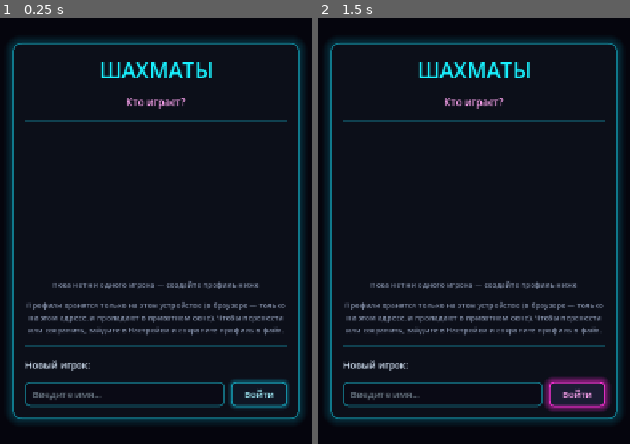
Above: before the commit, frames 1-2 (left to right).
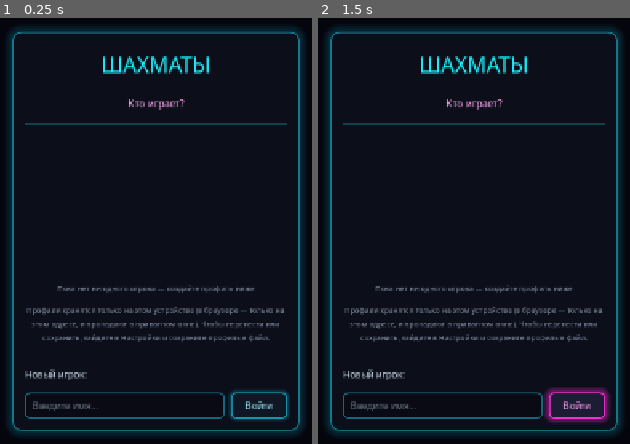
Above: after the commit, the same moments.

Repository: gish4ik1985-crypto/chess-off
Game: Godot game, scene res://scenes/Login.tscn
Same seed, same stepped clock (60 frames per second), same inputs: the game is played once before the commit and once after it.
Inputs:
- Up to frame 1 (0.25 s): no input
- Up to frame 2 (1.5 s): click "Войти" at 0.5 s; click "Войти" at 1.25 s

The runs differ from the first frame. In frame 1, 13% of the frame differs, in the area x 2-98%, y 2-98%; in frame 2, 14%.

Commit message:
Шрифты Noto в проекте (кириллица, символы, эмодзи) для веб-сборки; стрелки ←/→; проверка покрытия символов в AuditUI
Co-Authored-By: Claude Sonnet 5.5 <noreply@anthropic.com>

Diff:
--- a/scenes/Achievements.tscn
+++ b/scenes/Achievements.tscn
@@ -110,7 +110,7 @@
 [node name="MenuButton" type="Button" parent="Scroll/VBox"]
 custom_minimum_size = Vector2(0, 44)
 layout_mode = 2
-text = "◂ В меню"
+text = "← В меню"
 
 [connection signal="pressed" from="Scroll/VBox/TrophyRoomButton" to="." method="_on_trophy_room_pressed"]
 [connection signal="pressed" from="Scroll/VBox/MenuButton" to="." method="_on_menu_pressed"]
--- a/scenes/HistoricGames.tscn
+++ b/scenes/HistoricGames.tscn
@@ -97,7 +97,7 @@
 offset_right = 36.0
 offset_bottom = 32.0
 tooltip_text = "Свернуть/развернуть список партий"
-text = "◂"
+text = "←"
 
 [node name="BoardDraw" type="Node2D" parent="Main/BoardArea"]
 position = Vector2(10, 46)
--- a/scenes/Menu.tscn
+++ b/scenes/Menu.tscn
@@ -66,7 +66,7 @@
 [node name="ProfileButton" type="Button" parent="ProfileBar/HBox"]
 custom_minimum_size = Vector2(110, 0)
 layout_mode = 2
-text = "Профиль ▸"
+text = "Профиль →"
 
 [node name="TrophyButton" type="Button" parent="ProfileBar/HBox"]
 custom_minimum_size = Vector2(130, 0)
@@ -130,17 +130,17 @@
 [node name="TourneyMenuButton" type="Button" parent="ContentCenter/MainPanel/VBox"]
 custom_minimum_size = Vector2(0, 42)
 layout_mode = 2
-text = "Турниры и соперники  ▸"
+text = "Турниры и соперники  →"
 
 [node name="PlayMenuButton" type="Button" parent="ContentCenter/MainPanel/VBox"]
 custom_minimum_size = Vector2(0, 42)
 layout_mode = 2
-text = "Играть  ▸"
+text = "Играть  →"
 
 [node name="TrainMenuButton" type="Button" parent="ContentCenter/MainPanel/VBox"]
 custom_minimum_size = Vector2(0, 42)
 layout_mode = 2
-text = "Обучение и задачи  ▸"
+text = "Обучение и задачи  →"
 
 [node name="SettingsButton" type="Button" parent="ContentCenter/MainPanel/VBox"]
 custom_minimum_size = Vector2(0, 42)
@@ -246,7 +246,7 @@
 [node name="BackButton" type="Button" parent="ContentCenter/PlayPanel/VBox"]
 custom_minimum_size = Vector2(0, 40)
 layout_mode = 2
-text = "◂ Назад"
+text = "← Назад"
 
 [node name="TourneyPanel" type="PanelContainer" parent="ContentCenter"]
 visible = false
@@ -283,7 +283,7 @@
 [node name="BackButton" type="Button" parent="ContentCenter/TourneyPanel/VBox"]
 custom_minimum_size = Vector2(0, 40)
 layout_mode = 2
-text = "◂ Назад"
+text = "← Назад"
 
 [node name="TrainPanel" type="PanelContainer" parent="ContentCenter"]
 visible = false
@@ -292,7 +292,7 @@
 [node name="VBox" type="VBoxContainer" parent="ContentCenter/TrainPanel"]
 custom_minimum_size = Vector2(420, 0)
 layout_mode = 2
-theme_override_constants/separation = 12
+theme_override_constants/separation = 8
 
 [node name="TitleLabel" type="Label" parent="ContentCenter/TrainPanel/VBox"]
 layout_mode = 2
@@ -346,7 +346,7 @@
 [node name="BackButton" type="Button" parent="ContentCenter/TrainPanel/VBox"]
 custom_minimum_size = Vector2(0, 40)
 layout_mode = 2
-text = "◂ Назад"
+text = "← Назад"
 
 [connection signal="pressed" from="ProfileBar/HBox/ProfileButton" to="." method="_on_profile_pressed"]
 [connection signal="pressed" from="ProfileBar/HBox/TrophyButton" to="." method="_on_trophy_pressed"]
--- a/scenes/Puzzle.tscn
+++ b/scenes/Puzzle.tscn
@@ -113,7 +113,7 @@
 [node name="HubButton" type="Button" parent="UI/SidePanel/Content"]
 custom_minimum_size = Vector2(0, 42)
 layout_mode = 2
-text = "◂ Все задачи (выбор режима)"
+text = "← Все задачи (выбор режима)"
 
 [node name="HSeparator3" type="HSeparator" parent="UI/SidePanel/Content"]
 layout_mode = 2
--- a/scenes/School.tscn
+++ b/scenes/School.tscn
@@ -119,7 +119,7 @@
 [node name="MenuButton" type="Button" parent="Center/VBox"]
 custom_minimum_size = Vector2(0, 42)
 layout_mode = 2
-text = "◂ В меню"
+text = "← В меню"
 
 [connection signal="pressed" from="Center/VBox/SpotButton" to="." method="_on_spot_pressed"]
 [connection signal="pressed" from="Center/VBox/PatienceButton" to="." method="_on_patience_pressed"]
--- a/scenes/TrophyRoom.tscn
+++ b/scenes/TrophyRoom.tscn
@@ -60,7 +60,7 @@
 [node name="BackButton" type="Button" parent="UI/TopBar/HBox"]
 custom_minimum_size = Vector2(130, 0)
 layout_mode = 2
-text = "◂ Профиль"
+text = "← Профиль"
 
 [node name="MenuButton" type="Button" parent="UI/TopBar/HBox"]
 custom_minimum_size = Vector2(110, 0)
--- a/scripts/BotsHub.gd
+++ b/scripts/BotsHub.gd
@@ -246,7 +246,7 @@
 	var back := Button.new()
 	back.custom_minimum_size = Vector2(0, 40)
 	back.alignment = HORIZONTAL_ALIGNMENT_LEFT
-	back.text = "◂ Ко всем игрокам"
+	back.text = "← Ко всем игрокам"
 	back.pressed.connect(func(): showing_games = false; _build_list())
 	list_vbox.add_child(back)
 
--- a/scripts/HistoricGames.gd
+++ b/scripts/HistoricGames.gd
@@ -85,7 +85,7 @@
 	back.custom_minimum_size = Vector2(0, 40)
 	back.alignment = HORIZONTAL_ALIGNMENT_LEFT
 	_fit_list_button(back)
-	back.text = "◂ Ко всем шахматистам"
+	back.text = "← Ко всем шахматистам"
 	back.pressed.connect(_show_players)
 	list_vbox.add_child(back)
 	for g in p.games:
@@ -345,7 +345,7 @@
 # партии список можно свернуть одной кнопкой, освободив место под доску.
 func _on_list_toggle_pressed() -> void:
 	list_scroll.visible = not list_scroll.visible
-	list_toggle_button.text = "▸" if not list_scroll.visible else "◂"
+	list_toggle_button.text = "→" if not list_scroll.visible else "←"
 
 func _process(delta: float) -> void:
 	if auto_check != null and auto_check.button_pressed and not states.is_empty():
--- a/scripts/TrophyRoom.gd
+++ b/scripts/TrophyRoom.gd
@@ -75,9 +75,9 @@
 	bar.theme = load("res://theme/NeonTheme.tres")
 	bar.set_anchors_preset(Control.PRESET_TOP_WIDE)
 	bar.offset_left = 24
-	bar.offset_top = 68
+	bar.offset_top = 78
 	bar.offset_right = -24
-	bar.offset_bottom = 106
+	bar.offset_bottom = 116
 	bar.add_theme_constant_override("separation", 8)
 	bar.alignment = BoxContainer.ALIGNMENT_CENTER
 	$UI.add_child(bar)
--- a/scripts/tools/audit_ui.gd
+++ b/scripts/tools/audit_ui.gd
@@ -161,6 +161,29 @@
 			if inter.size.x > 2.0 and inter.size.y > 2.0:
 				out.append([pa, pb, "%.0fx%.0fpx" % [inter.size.x, inter.size.y]])
 
+# Все символы интерфейса должны быть в шрифте проекта (с его fallback-цепочкой), а не только в системном:
+# в веб-сборке системных шрифтов нет, и недостающий символ превращается в пустой квадрат.
+var _ui_font: Font = null
+
+func _scan_glyphs(root: Node, n: Node, out: Array) -> void:
+	if _ui_font == null:
+		_ui_font = load("res://theme/NeonTheme.tres").default_font
+	if (n is Label or n is BaseButton or n is RichTextLabel) and n.is_visible_in_tree():
+		var txt := ""
+		if n is RichTextLabel:
+			txt = n.get_parsed_text()
+		elif "text" in n:
+			txt = str(n.text)
+		var missing := ""
+		for i in txt.length():
+			var c := txt.unicode_at(i)
+			if c > 127 and not (c >= 0x400 and c <= 0x4FF) and c != 0xFE0F and c != 0x200D and c != 0xA0 					and not _ui_font.has_char(c) and missing.find(txt[i]) < 0:
+				missing += txt[i]
+		if missing != "":
+			out.append([str(root.get_path_to(n)), "нет в шрифте: " + missing])
+	for ch in n.get_children():
+		_scan_glyphs(root, ch, out)
+
 func _report(label: String, node: Node) -> void:
 	var over := []
 	_scan_container_overflow(node, node, over)
@@ -171,7 +194,9 @@
 	_scan_global_overlaps(node, overlaps)
 	var spill := []
 	_scan_spill(node, node, spill)
-	var bad = over.size() + dead.size() + overlaps.size() + spill.size()
+	var glyphs := []
+	_scan_glyphs(node, node, glyphs)
+	var bad = over.size() + dead.size() + overlaps.size() + spill.size() + glyphs.size()
 	print("--- %s%s" % [label, "" if bad > 0 else "  [OK]"])
 	for o in over:
 		print("    ⚠ КОНТЕЙНЕР ПЕРЕПОЛНЕН: %s (%s)" % o)
@@ -181,6 +206,8 @@
 		print("    ⚠ пересечение: %s <-> %s (%s)" % o)
 	for s in spill:
 		print("    ⚠ не влезает в экран: %s (%s)" % s)
+	for g in glyphs:
+		print("    ⚠ символы вне шрифта проекта: %s (%s)" % g)
 	problems += bad
 
 # ---------------------------------------------------------------- прогоны
--- a/theme/NeonTheme.tres
+++ b/theme/NeonTheme.tres
@@ -1,4 +1,16 @@
 [gd_resource type="Theme" format=3 uid="uid://1q06ynnpmffj"]
+
+[ext_resource type="FontFile" path="res://assets/fonts/NotoSans-Regular.ttf" id="font_main"]
+[ext_resource type="FontFile" path="res://assets/fonts/NotoSansSymbols2-Regular.ttf" id="font_sym2"]
+[ext_resource type="FontFile" path="res://assets/fonts/NotoSansSymbols-Regular.ttf" id="font_sym"]
+[ext_resource type="FontFile" path="res://assets/fonts/NotoEmoji.ttf" id="font_emoji"]
+[ext_resource type="FontFile" path="res://assets/fonts/NotoSansMath-Regular.ttf" id="font_math"]
+
+[sub_resource type="FontVariation" id="UiFont"]
+base_font = ExtResource("font_main")
+spacing_top = -3
+spacing_bottom = -3
+fallbacks = [ExtResource("font_sym2"), ExtResource("font_sym"), ExtResource("font_emoji"), ExtResource("font_math")]
 
 [sub_resource type="StyleBoxFlat" id="ButtonDisabled"]
 content_margin_left = 14.0
@@ -149,6 +161,7 @@
 shadow_size = 6
 
 [resource]
+default_font = SubResource("UiFont")
 default_font_size = 15
 Button/colors/font_color = Color(0.65, 0.95, 1, 1)
 Button/colors/font_disabled_color = Color(0.4, 0.4, 0.45, 1)
Binary file added: assets/fonts/NotoEmoji.ttf
Not shown, added: assets/fonts/NotoEmoji.ttf.import
Binary file added: assets/fonts/NotoSans-Regular.ttf
Not shown, added: assets/fonts/NotoSans-Regular.ttf.import
Binary file added: assets/fonts/NotoSansMath-Regular.ttf
Not shown, added: assets/fonts/NotoSansMath-Regular.ttf.import
Binary file added: assets/fonts/NotoSansSymbols-Regular.ttf
Not shown, added: assets/fonts/NotoSansSymbols-Regular.ttf.import
Binary file added: assets/fonts/NotoSansSymbols2-Regular.ttf
Not shown, added: assets/fonts/NotoSansSymbols2-Regular.ttf.import
Not shown, added: assets/fonts/README.txt
Not shown, added: scripts/tools/test_adaptive.gd.uid
(and 1 more such lines)
